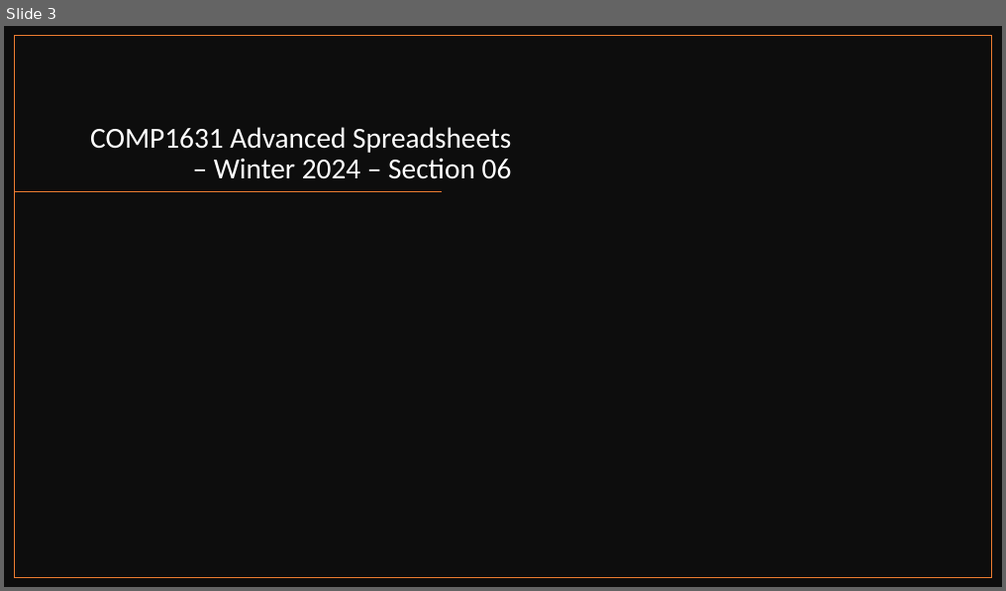
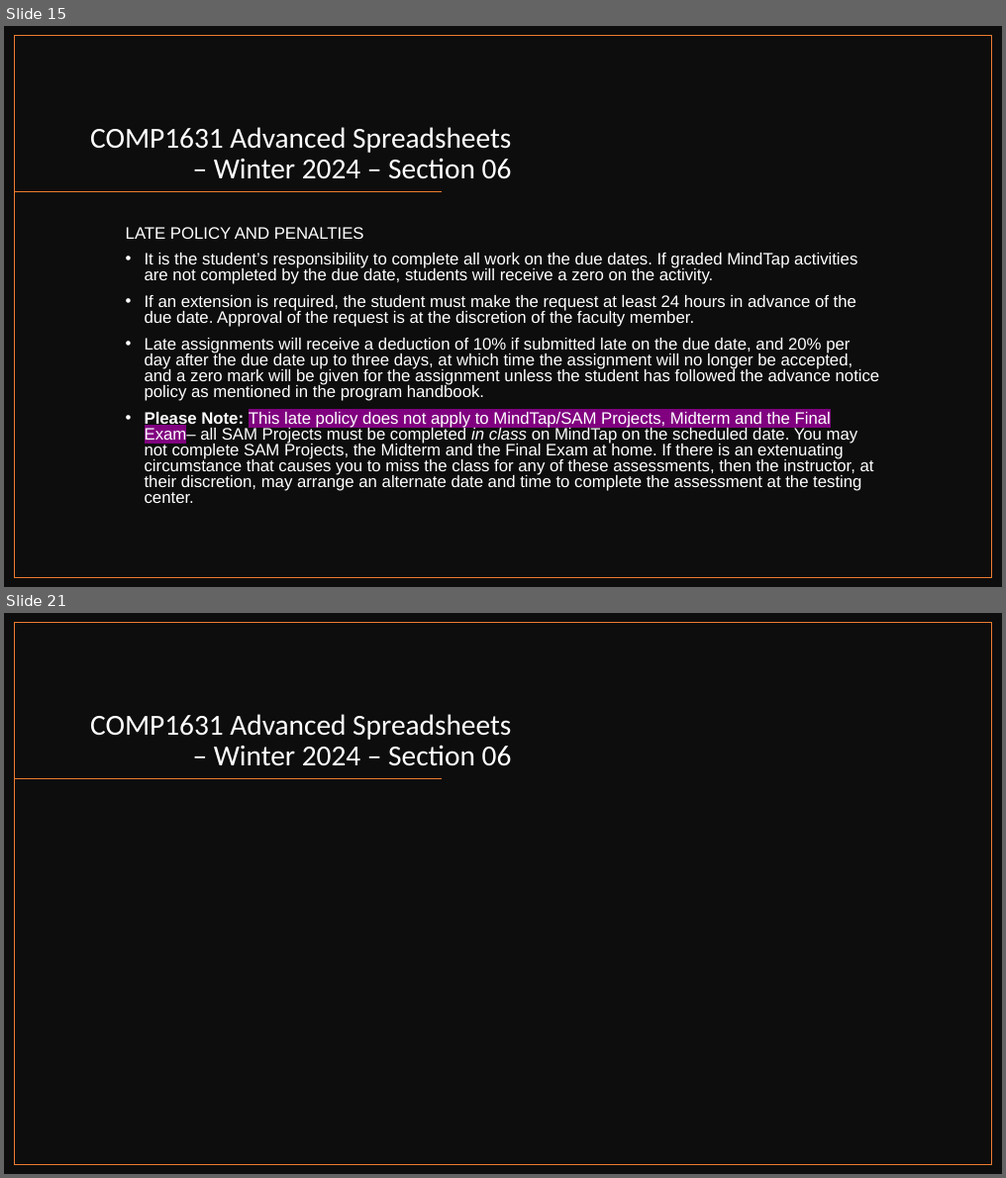
Before and after one commit to muktoakash/Teaching, a slide deck: COMP1631/Lecture_1.pptx. Shown one above the other, each under a label of ours: slide 3 before the commit, slides 15 and 21 after it; the slides between them are not shown. The pictures are 1006x591 and 1006x1178 pixels, drawn with LibreOffice and Linux fonts; fonts in the diff are those of the drawing. Boxes give left, top, right and bottom in pixels: in the first picture for what was removed or moved away, otherwise in the second. Text is boxed around its words. In the diff, an @@ line names an element or a change of style, - is before the commit and + after.

```diff
--- a/COMP1631/Lecture_1.pptx
+++ b/COMP1631/Lecture_1.pptx
@@ slide 15 added at <box>4,26,1002,587</box>, background #FFFFFF @@
@@ rectangle added at <box>4,26,1002,587</box>, fill #0D0D0D @@
@@ rectangle added at <box>15,36,992,578</box>, outline #ED7D31 1 pt @@
@@ title added at <box>90,127,512,179</box>, 28 pt, text #FFFFFF @@
+COMP1631 Advanced Spreadsheets – Winter 2024 – Section 06
@@ line added from (442, 192) to (15, 192), #ED7D31 1 pt @@
@@ text added at <box>126,227,880,503</box>, 16 pt, text #FFFFFF @@
+LATE POLICY AND PENALTIES
+• It is the student’s responsibility to complete all work on the due dates. If graded MindTap activities are not completed by the due date, students will receive a zero on the activity.
+• If an extension is required, the student must make the request at least 24 hours in advance of the due date. Approval of the request is at the discretion of the faculty member.
+• Late assignments will receive a deduction of 10% if submitted late on the due date, and 20% per day after the due date up to three days, at which time the assignment will no longer be accepted, and a zero mark will be given for the assignment unless the student has followed the advance notice policy as mentioned in the program handbook.
+• Please Note: This late policy does not apply to MindTap/SAM Projects, Midterm and the Final Exam– all SAM Projects must be completed in class on MindTap on the scheduled date. You may not complete SAM Projects, the Midterm and the Final Exam at home. If there is an extenuating circumstance that causes you to miss the class for any of these assessments, then the instructor, at their discretion, may arrange an alternate date and time to complete the assessment at the testing center.
@@ what was slide 3 is now slide 21 @@
```
Also in this commit, not shown: 18 other slides added, 2 other files.
